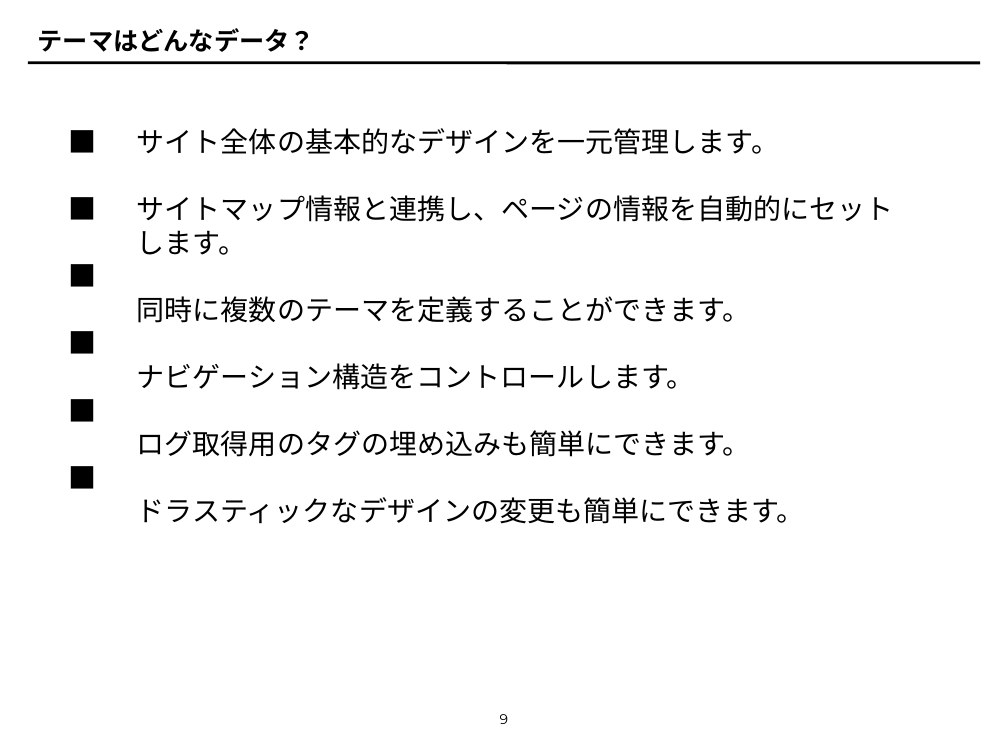
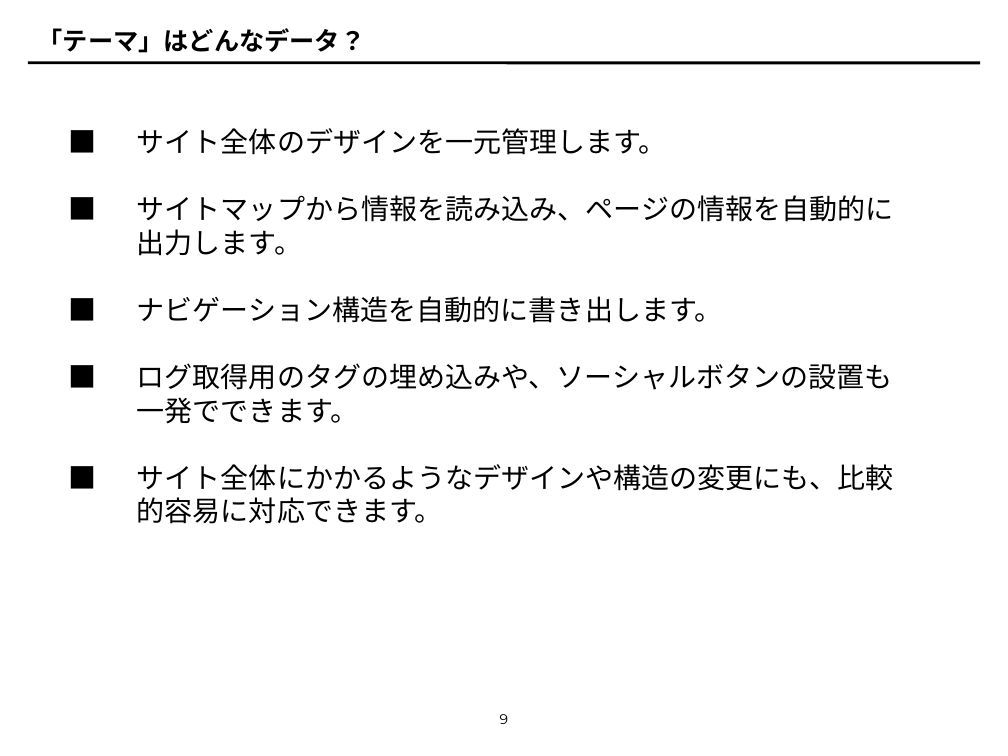
Before and after one commit to tomk79/PxDocuments, a slide deck: slide 9 of PxFW_invitation.odp. Drawn at 1008x756 pixels with LibreOffice and Linux fonts; fonts in the diff are those of the drawing. Boxes give left, top, right and bottom in pixels: in the first picture for what was removed or moved away, otherwise in the second. Text is boxed around its words. In the diff, an @@ line names an element or a change of style, - is before the commit and + after.

```diff
--- a/PxFW_invitation.odp
+++ b/PxFW_invitation.odp
@@ title at (38,28,366,53): text changed @@
-テーマはどんなデータ？
+「テーマ」はどんなデータ？
@@ text at (58,119,105,532): paragraph removed @@
-■
@@ text at (137,128,894,524): text changed @@
-サイト全体の基本的なデザインを一元管理します。
-サイトマップ情報と連携し、ページの情報を自動的にセットします。
-同時に複数のテーマを定義することができます。
-ナビゲーション構造をコントロールします。
-ログ取得用のタグの埋め込みも簡単にできます。
-ドラスティックなデザインの変更も簡単にできます。
+サイト全体のデザインを一元管理します。
+サイトマップから情報を読み込み、ページの情報を自動的に出力します。
+ナビゲーション構造を自動的に書き出します。
+ログ取得用のタグの埋め込みや、ソーシャルボタンの設置も一発でできます。
+サイト全体にかかるようなデザインや構造の変更にも、比較的容易に対応できます。
```
Also in this commit, not shown: 14 other slides changed, 13 slides added, 9 slides removed.
